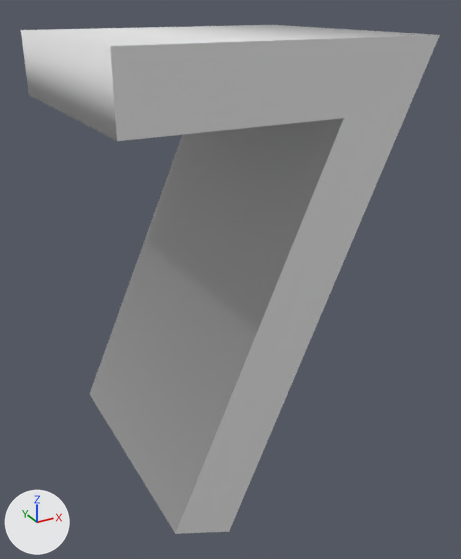
The Blender file objects/7.blend, before and after one commit.
The view is the same before and after, from a 50 mm lens placed at (-2.53, -12.6, 10.86), pointed at (4.24, -0.28, 4.7). Arrows for +X, +Y and +Z are at lower left; the lights stay in place. Text is drawn in Blender's own font.

The first picture shows 'Texto'.
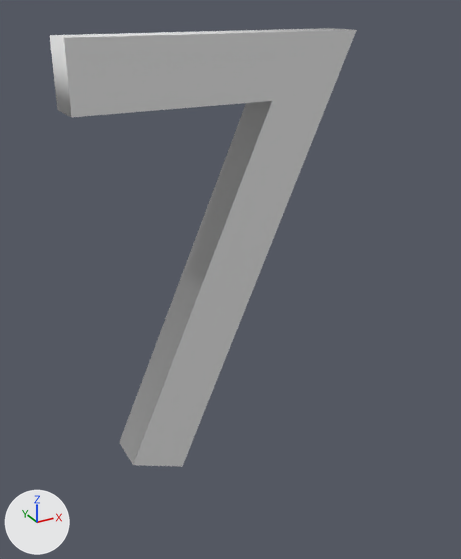
Patch to the scene script:
```diff
--- a/objects/7.blend.py
+++ b/objects/7.blend.py
@@ txt_texto @@
 txt_texto.body = '7'
-txt_texto.extrude = 3.0
+txt_texto.extrude = 0.5
```

Boxes (x1, y1, x2, y2) around the edits, measured in the pictures (461 x 559 px):
'Texto', reshaped (27% narrower, 14% shorter): before (21, 25, 440, 534); after (50, 28, 357, 467)
